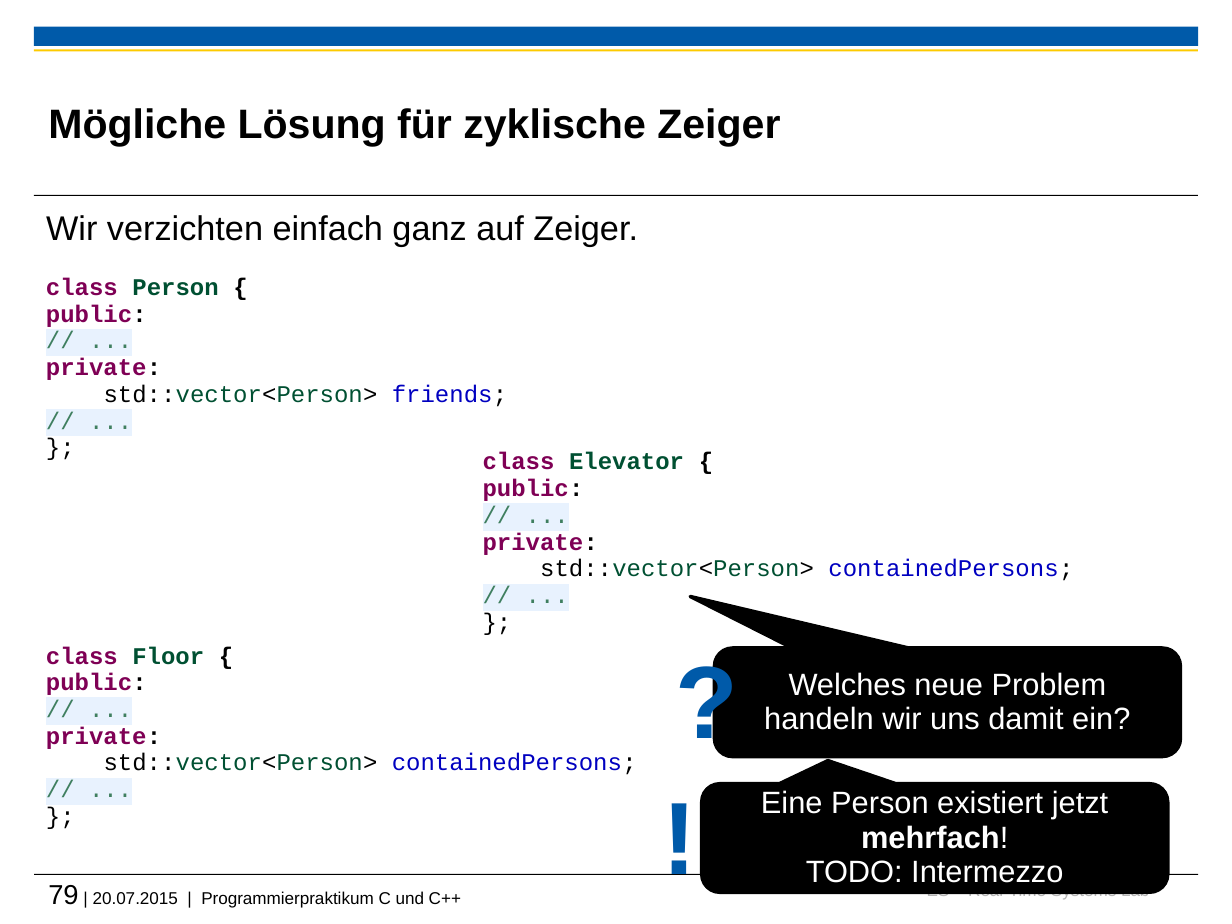
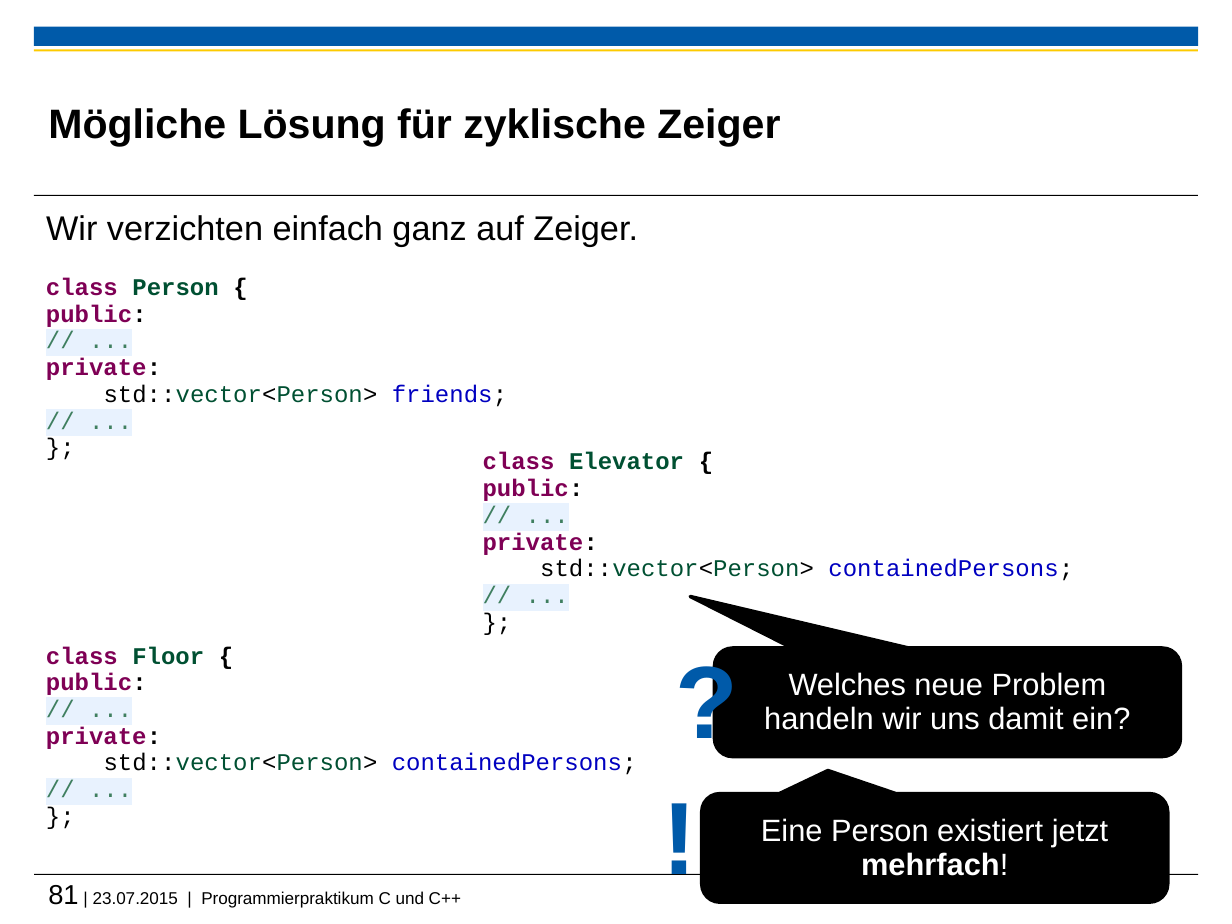
Before and after one commit to h82k/tud-cppp, a slide deck: slide 81 of vorlesung/cppp_lecture.pptx (slide 79 before the commit). Drawn at 1232x924 pixels with LibreOffice and Linux fonts; fonts in the diff are those of the drawing; background and template pictures are left out. Boxes give left, top, right and bottom in pixels: in the first picture for what was removed or moved away, otherwise in the second. Text is boxed around its words. In the diff, an @@ line names an element or a change of style, - is before the commit and + after.

```diff
--- a/vorlesung/cppp_lecture.pptx
+++ b/vorlesung/cppp_lecture.pptx
@@ rounded speech box "Eine Person existiert jetzt mehrfach!": place and size @@
-rounded speech box "Eine Person existiert jetzt mehrfach!" at [702, 784, 1168, 892]
+rounded speech box "Eine Person existiert jetzt mehrfach!" at [702, 793, 1168, 902]
@@ text in rounded speech box at [806, 860, 1063, 883]: paragraph removed @@
-TODO: Intermezzo
@@ text at [48, 885, 461, 908]: text changed @@
-79 | 20.07.2015 | Programmierpraktikum C und C++
+81 | 23.07.2015 | Programmierpraktikum C und C++
```
Also in this commit, not shown: 3 other slides changed, 2 slides added, 1 other file.
